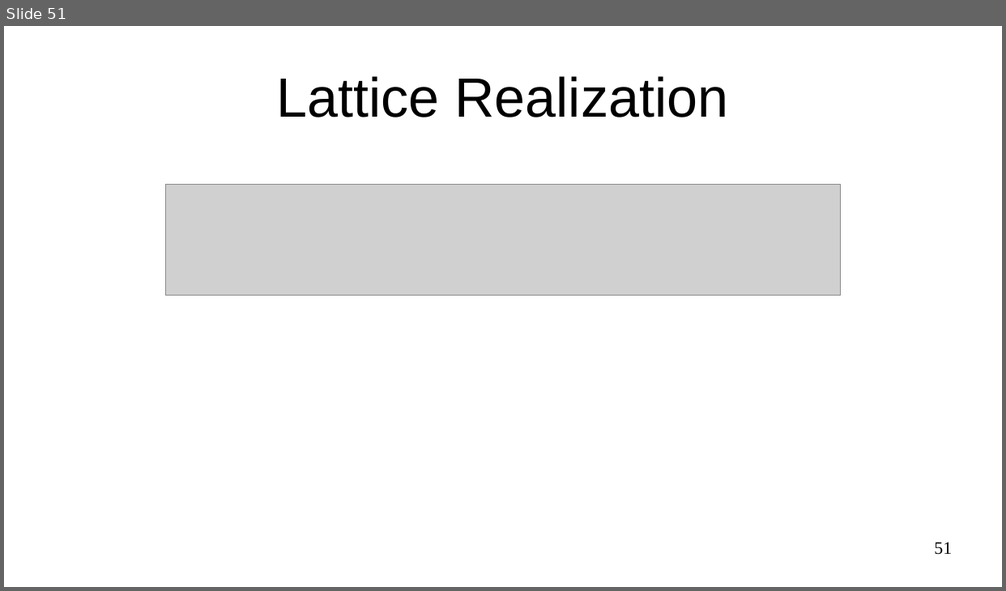
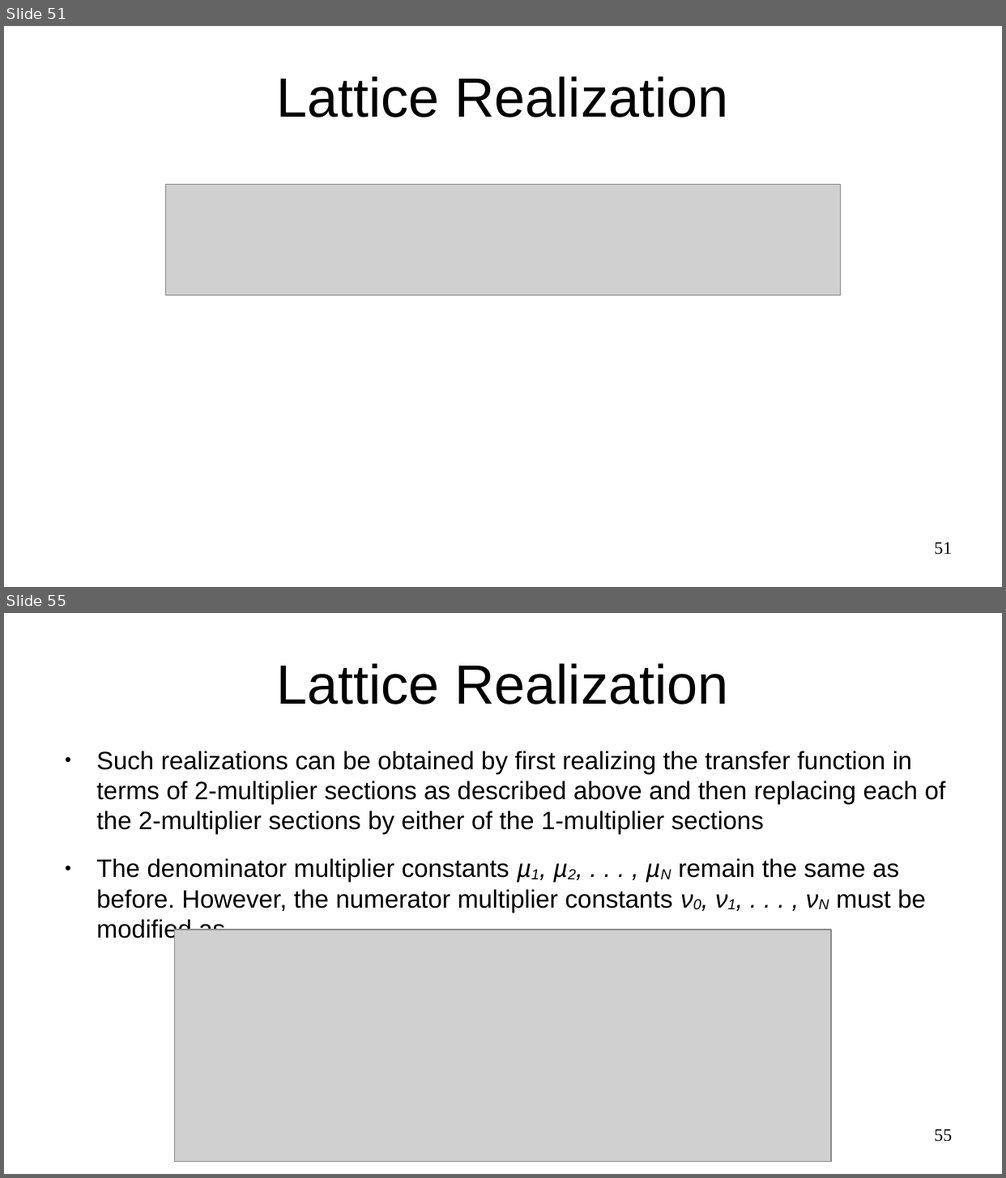
Before and after one commit to miftanurfarid/pengolahan_sinyal_digital, a slide deck: slide/2022/09.realization_of_digital_filters/09.realization_of_digital_filters.odp. Shown one above the other, each under a label of ours: slide 51 before the commit, slides 51 and 55 after it; the slides between them are not shown. The pictures are 1006x591 and 1006x1178 pixels, drawn with LibreOffice and Linux fonts; fonts in the diff are those of the drawing; grey boxes stand for pictures. Boxes give left, top, right and bottom in pixels: in the first picture for what was removed or moved away, otherwise in the second. Text is boxed around its words. In the diff, an @@ line names an element or a change of style, - is before the commit and + after.

```diff
--- a/slide/2022/09.realization_of_digital_filters/09.realization_of_digital_filters.odp
+++ b/slide/2022/09.realization_of_digital_filters/09.realization_of_digital_filters.odp
@@ slide 55 added at (4,613,1002,1174), background #FFFFFF @@
@@ title added at (277,663,729,705), 44 pt, text #000000 @@
+Lattice Realization
@@ text added at (96,751,946,943), 20 pt, text #000000 @@
+● Such realizations can be obtained by ﬁrst realizing the transfer function in terms of 2-multiplier sections as described above and then replacing each of the 2-multiplier sections by either of the 1-multiplier sections
+● The denominator multiplier constants µ1, µ2, . . . , µN remain the same as before. However, the numerator multiplier constants ν0, ν1, . . . , νN must be modiﬁed as
@@ picture added at (175,930,832,1161) @@
@@ page number added at (934,1129,952,1142), 14 pt, text #000000 @@
+55
```
Also in this commit, not shown: 1 slide changed, 4 other slides added.
